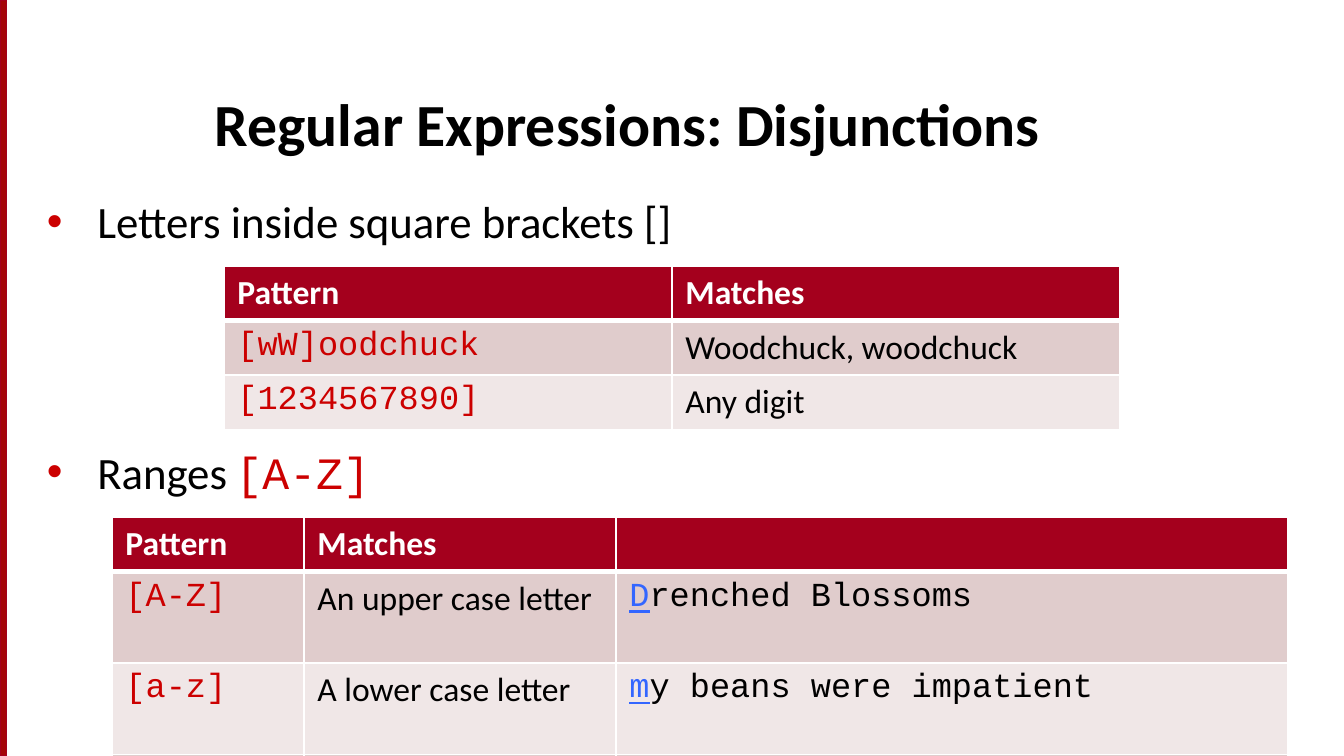
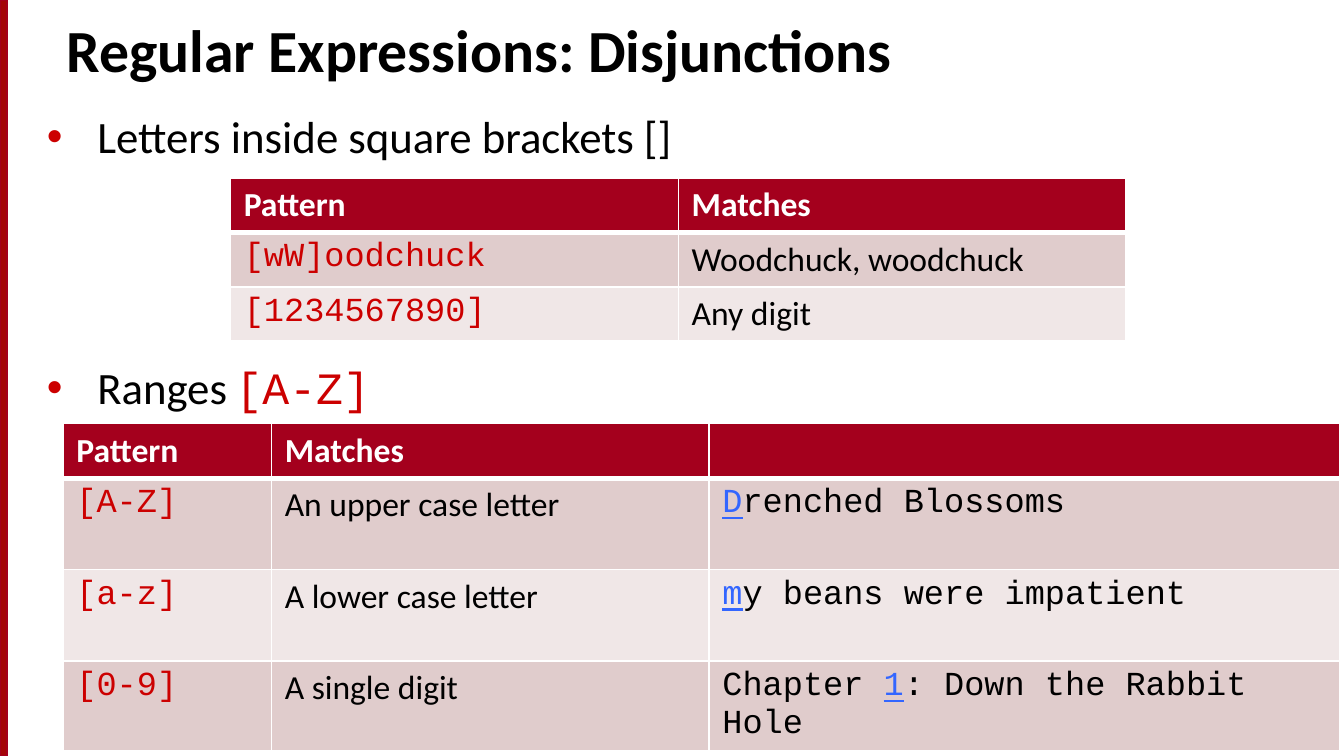
Before and after one commit to motazsaad/NLP-ICTS6361, a slide deck: slide 3 of textbooks/Speech and Language Processing/chapters/2_TextProc.pptx. Drawn at 1344x756 pixels with LibreOffice and Linux fonts; fonts in the diff are those of the drawing. Boxes give left, top, right and bottom in pixels: in the first picture for what was removed or moved away, otherwise in the second. Text is boxed around its words. In the diff, an @@ line names an element or a change of style, - is before the commit and + after.

Commit message:
edit slides

```diff
--- a/textbooks/Speech and Language Processing/chapters/2_TextProc.pptx
+++ b/textbooks/Speech and Language Processing/chapters/2_TextProc.pptx
@@ text "Regular Expressions: Disjunctions": place and size @@
-text "Regular Expressions: Disjunctions" at (215, 104, 1039, 156)
+text "Regular Expressions: Disjunctions" at (67, 30, 891, 82)
@@ text "Letters inside square brackets []": place and size @@
-text "Letters inside square brackets []" at (97, 207, 634, 499)
+text "Letters inside square brackets []" at (97, 122, 634, 414)
@@ table: place and size @@
-table at (224, 266, 1120, 423)
+table at (230, 177, 1125, 335)
@@ table: place and size @@
-table at (112, 517, 1288, 708)
+table at (63, 423, 1340, 738)
```
Also in this commit, not shown: 18 other slides changed.
